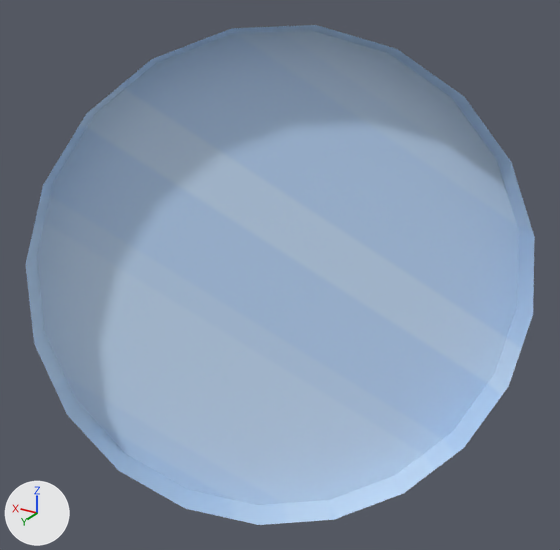
Renders of the OBJ model proyectoFinal/proyectoFinal/Models/ventanas/ventanaCasa2.obj from each side of a commit.
Rendered twice from a 50 mm camera at (5.48, -9.89, 12.24) aimed at (8.45, -14.84, 9.77). Lighting does not change. The marker at lower left points along +X, +Y and +Z. Where no turn or scale is listed for an object, it has been applied to the vertices.

The first picture shows 'ventanaCasa2'.
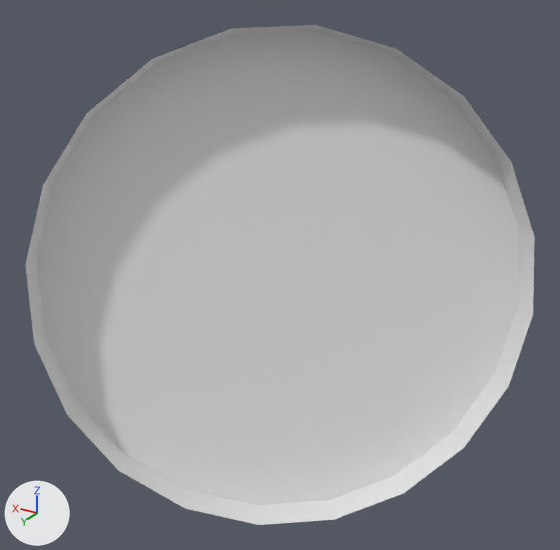
The newer file is also turned or shifted as a whole; pictures and numbers use the older file's frame.

Changed parts and their boxes [x1, y1, x2, y2] in the pictures (560 x 550 px):
'ventanaCasa2', recoloured (blue to grey): [25, 25, 535, 525] in both

The change, as a list of edits to the scene's bpy script:
```text
Add mat_pasted__pasted__lambert3sg:
    mat_pasted__pasted__lambert3sg = principled_material('pasted__pasted__lambert3SG')
    mat_pasted__pasted__lambert3sg.base_color = (0.8, 0.8, 0.8)  # white #e7e7e7
    mat_pasted__pasted__lambert3sg.roughness = 1.0
Change me_ventanacasa2:
    where me_ventanacasa2.from_pydata(...)  # 41 vertices, 40 faces; spans x 6.63..10.17, y -16.15..-13.5, z 7.7..11.67
    remove me_ventanacasa2.materials.append(mat_pasted__lambert3sg)  # picture img_vidrio_textura311_png
    add me_ventanacasa2.materials.append(mat_pasted__pasted__lambert3sg)  # white #e7e7e7
```
